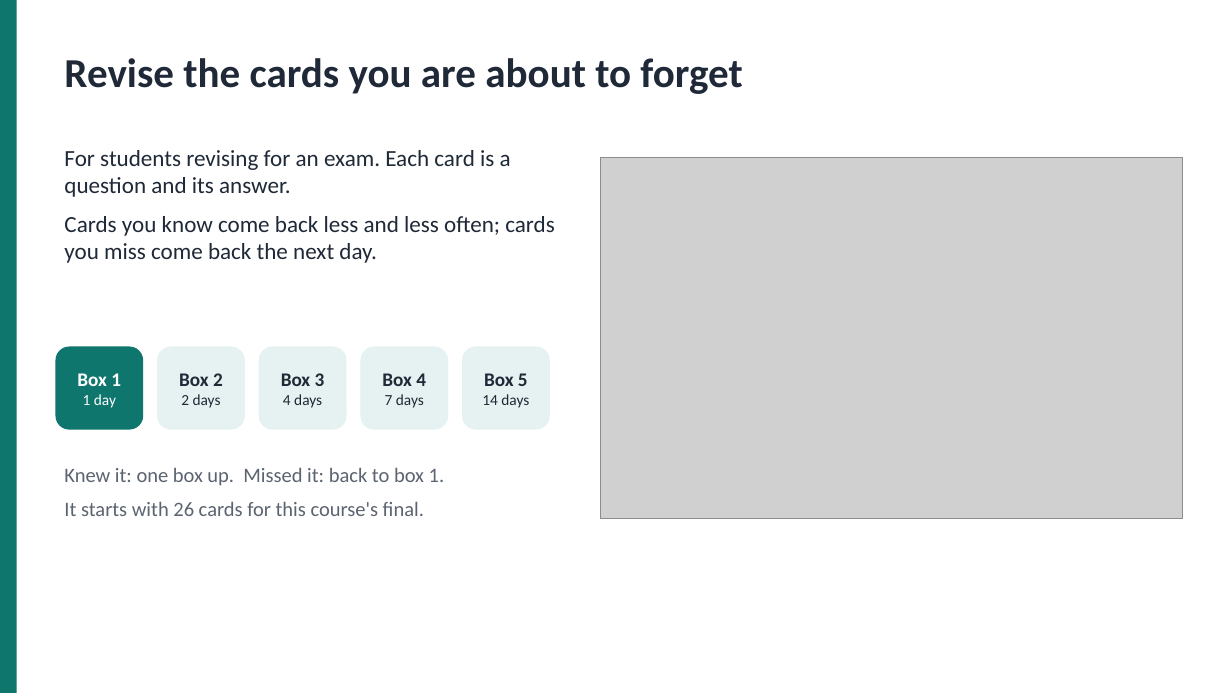
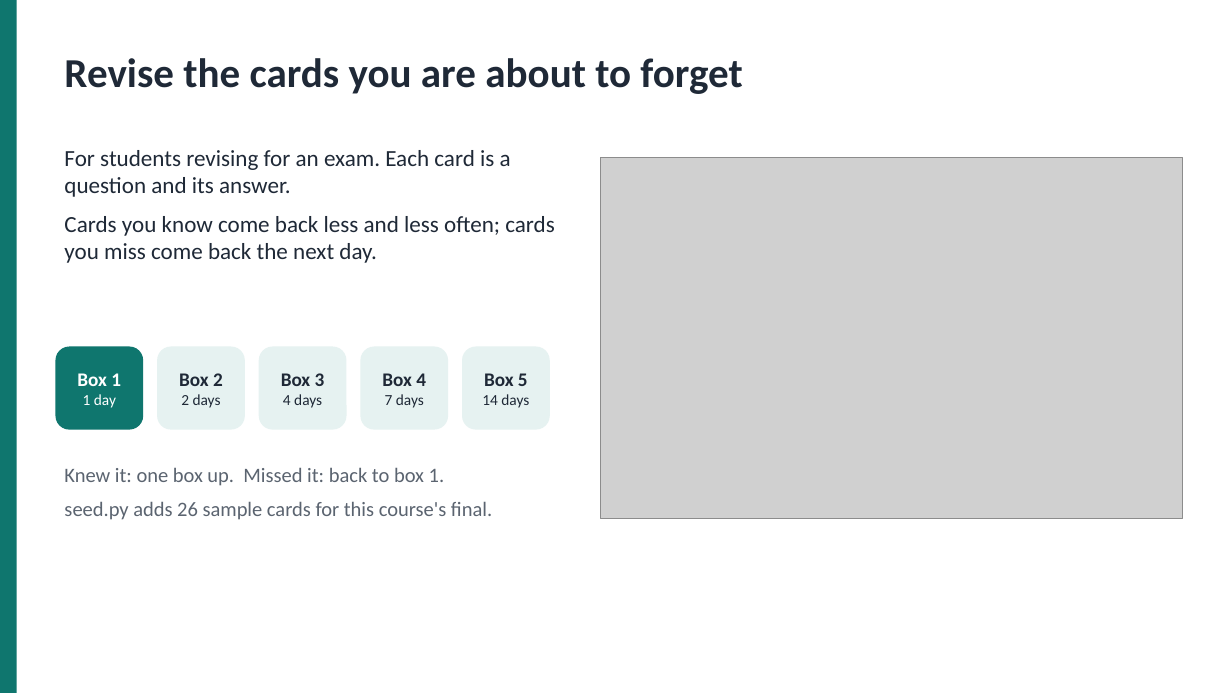
Before and after one commit to belumume/murajaa, a slide deck: slide 2 of Murajaa-presentation.pptx. Drawn at 1232x693 pixels with LibreOffice and Linux fonts; fonts in the diff are those of the drawing; grey boxes stand for pictures. Boxes give left, top, right and bottom in pixels: in the first picture for what was removed or moved away, otherwise in the second. Text is boxed around its words. In the diff, an @@ line names an element or a change of style, - is before the commit and + after.

```diff
--- a/Murajaa-presentation.pptx
+++ b/Murajaa-presentation.pptx
@@ text at (64, 501, 492, 520): text changed @@
-It starts with 26 cards for this course's final.
+seed.py adds 26 sample cards for this course's final.
```
Also in this commit, not shown: 3 other slides changed, 2 slides added, 1 slide removed, 15 other files.
